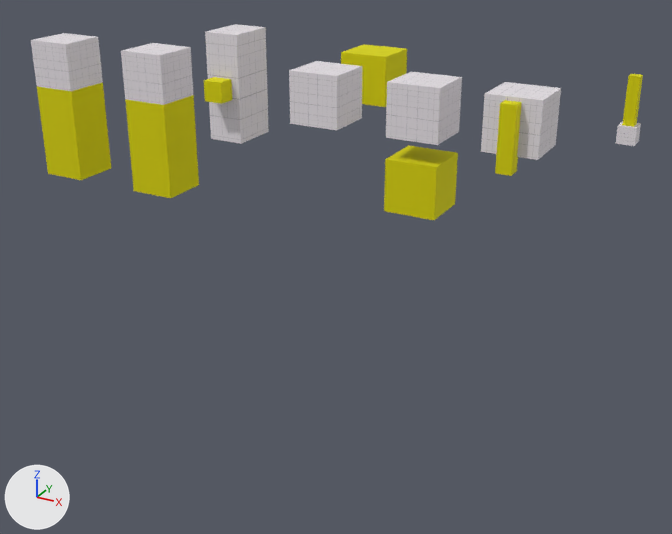
The glTF model samples/JointTypes/JointTypes.gltf as it was, and as the next commit left it.
One viewpoint serves both versions: a 50 mm lens placed at (3.52, -7.57, 5.04), pointed at (-0.68, 0.06, 1.22). Arrows for +X, +Y and +Z are at lower left; the lights stay in place.

The older version as bpy lines, for what is in view:
```python
ob_cube = bpy.data.objects.new('Cube', me_cube_001)
ob_cube.location = (-4.0, 0.0, 3.0)
ob_cube_001 = bpy.data.objects.new('Cube.001', me_cube_002)
ob_cube_001.location = (-4.0, 0.0, 2.5)
ob_cube_002 = bpy.data.objects.new('Cube.002', me_cube_003)
ob_cube_002.location = (-4.0, 0.0, 2.0)
ob_cube_003 = bpy.data.objects.new('Cube.003', me_cube_005)
ob_cube_003.location = (-2.75, 0.0, 3.0)
ob_cube_004 = bpy.data.objects.new('Cube.004', me_cube_006)
ob_cube_004.location = (-2.75, 0.0, 2.5)
ob_cube_005 = bpy.data.objects.new('Cube.005', me_cube_007)
ob_cube_005.location = (-2.75, 0.0, 2.0)
ob_cube_006 = bpy.data.objects.new('Cube.006', me_cube_008)
ob_cube_006.location = (-1.75, 0.0, 3.0)
ob_cube_006.scale = (0.72, 1.0, 2.1)
ob_cube_007 = bpy.data.objects.new('Cube.007', me_cube_009)
ob_cube_007.location = (-1.75, -0.32, 3.0)
ob_cube_010 = bpy.data.objects.new('Cube.010', me_cube_012)
ob_cube_010.location = (0.25, 0.0, 3.0)
# also in view: 'Cube.008' at (-0.75, 0.0, 3.0); 'Cube.009' at (-0.75, 1.0, 3.0); 'Cube.012' at (1.15, 0.0, 3.0); 'Cube.011' at (0.25, 0.0, 2.3); 'Cube.015' at (1.15, -0.3, 2.92)
```
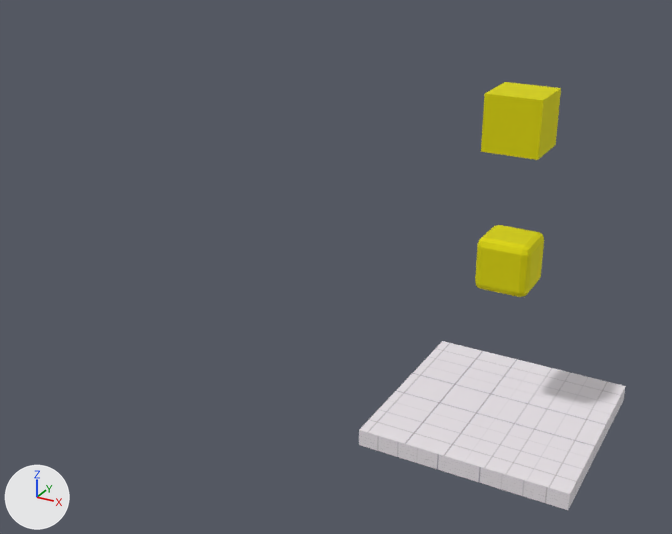
The newer file is also turned or shifted as a whole; pictures and numbers use the older file's frame.

Diff of the bpy script that builds the scene:
```diff
--- a/samples/JointTypes/JointTypes.gltf.py
+++ b/samples/JointTypes/JointTypes.gltf.py
@@ me_cube_014 @@
 me_cube_014.from_pydata(...)  # 8 vertices, 12 faces; spans x -0.25..0.25, y -0.25..0.25, z -0.25..0.25
-me_cube_014.materials.append(mat_staticmaterialbaked_001)  # picture img_groundbox_color
+me_cube_014.materials.append(mat_yellowish)  # yellow #e7e101
@@ ob_cube @@
-ob_cube = bpy.data.objects.new('Cube', me_cube_001)
@@ ob_jointspaceb @@
 ob_jointspaceb = bpy.data.objects.new('jointSpaceB', None)
-ob_jointspaceb.parent = ob_cube
 ob_jointspaceb.location = (0.25, 0.25, -0.25)
@@ ob_cube_001 @@
-ob_cube_001 = bpy.data.objects.new('Cube.001', me_cube_002)
@@ ob_jointspacea @@
 ob_jointspacea = bpy.data.objects.new('jointSpaceA', None)
-ob_jointspacea.parent = ob_cube_001
 ob_jointspacea.location = (0.25, 0.25, 0.25)
@@ ob_jointspacea_001 @@
 ob_jointspacea_001 = bpy.data.objects.new('jointSpaceA.001', None)
-ob_jointspacea_001.parent = ob_cube_001
 ob_jointspacea_001.location = (-0.25, -0.25, -0.25)
@@ ob_cube_002 @@
-ob_cube_002 = bpy.data.objects.new('Cube.002', me_cube_003)
@@ ob_jointspaceb_001 @@
 ob_jointspaceb_001 = bpy.data.objects.new('jointSpaceB.001', None)
-ob_jointspaceb_001.parent = ob_cube_002
 ob_jointspaceb_001.location = (-0.25, -0.25, 0.25)
@@ ob_cube_003 @@
-ob_cube_003 = bpy.data.objects.new('Cube.003', me_cube_005)
@@ ob_jointspaceb_002 @@
 ob_jointspaceb_002 = bpy.data.objects.new('jointSpaceB.002', None)
-ob_jointspaceb_002.parent = ob_cube_003
 ob_jointspaceb_002.location = (0.25, 0.000055, -0.25)
@@ ob_cube_004 @@
-ob_cube_004 = bpy.data.objects.new('Cube.004', me_cube_006)
@@ ob_jointspacea_002 @@
 ob_jointspacea_002 = bpy.data.objects.new('jointSpaceA.002', None)
-ob_jointspacea_002.parent = ob_cube_004
 ob_jointspacea_002.location = (0.25, 0.000055, 0.25)
@@ ob_jointspacea_003 @@
 ob_jointspacea_003 = bpy.data.objects.new('jointSpaceA.003', None)
-ob_jointspacea_003.parent = ob_cube_004
 ob_jointspacea_003.location = (-0.25, -0.00536, -0.25)
@@ ob_cube_005 @@
-ob_cube_005 = bpy.data.objects.new('Cube.005', me_cube_007)
@@ ob_jointspaceb_003 @@
 ob_jointspaceb_003 = bpy.data.objects.new('jointSpaceB.003', None)
-ob_jointspaceb_003.parent = ob_cube_005
 ob_jointspaceb_003.location = (-0.25, -0.00536, 0.25)
@@ ob_cube_006 @@
-ob_cube_006 = bpy.data.objects.new('Cube.006', me_cube_008)
@@ ob_jointspaceb_004 @@
 ob_jointspaceb_004 = bpy.data.objects.new('jointSpaceB.004', None)
-ob_jointspaceb_004.parent = ob_cube_006
 ob_jointspaceb_004.location = (-0.00306, 0.0, 0.0)
@@ ob_cube_007 @@
-ob_cube_007 = bpy.data.objects.new('Cube.007', me_cube_009)
@@ ob_jointspacea_004 @@
 ob_jointspacea_004 = bpy.data.objects.new('jointSpaceA.004', None)
-ob_jointspacea_004.parent = ob_cube_007
 ob_jointspacea_004.location = (0.0, 0.322, 0.0)
@@ ob_cube_008 @@
-ob_cube_008 = bpy.data.objects.new('Cube.008', me_cube_010)
@@ ob_jointspacea_005 @@
 ob_jointspacea_005 = bpy.data.objects.new('jointSpaceA.005', None)
-ob_jointspacea_005.parent = ob_cube_008
 ob_jointspacea_005.location = (0.0, 0.0, 0.0)
@@ ob_cube_009 @@
-ob_cube_009 = bpy.data.objects.new('Cube.009', me_cube_011)
@@ ob_jointspaceb_005 @@
 ob_jointspaceb_005 = bpy.data.objects.new('jointSpaceB.005', None)
-ob_jointspaceb_005.parent = ob_cube_009
 ob_jointspaceb_005.location = (0.0, -1.0, 0.0)
@@ ob_cube_010 @@
-ob_cube_010 = bpy.data.objects.new('Cube.010', me_cube_012)
@@ ob_jointspaceb_006 @@
 ob_jointspaceb_006 = bpy.data.objects.new('jointSpaceB.006', None)
-ob_jointspaceb_006.parent = ob_cube_010
 ob_jointspaceb_006.location = (0.0, 0.0, 0.0)
@@ ob_cube_011 @@
-ob_cube_011 = bpy.data.objects.new('Cube.011', me_cube_013)
@@ ob_jointspacea_006 @@
 ob_jointspacea_006 = bpy.data.objects.new('jointSpaceA.006', None)
-ob_jointspacea_006.parent = ob_cube_011
 ob_jointspacea_006.location = (0.0, 0.0, 0.7)
@@ ob_cube_013 @@
-ob_cube_013 = bpy.data.objects.new('Cube.013', me_cube_015)
@@ ob_jointspacea_007 @@
 ob_jointspacea_007 = bpy.data.objects.new('jointSpaceA.007', None)
-ob_jointspacea_007.parent = ob_cube_013
 ob_jointspacea_007.location = (0.00761, 0.0, 0.171)
@@ ob_cube_014 @@
-ob_cube_014 = bpy.data.objects.new('Cube.014', me_cube_016)
@@ ob_jointspaceb_008 @@
 ob_jointspaceb_008 = bpy.data.objects.new('jointSpaceB.008', None)
-ob_jointspaceb_008.parent = ob_cube_014
 ob_jointspaceb_008.location = (0.00494, 0.0, -0.109)
@@ ob_cube_015 @@
-ob_cube_015 = bpy.data.objects.new('Cube.015', me_cube)
@@ ob_jointspacea_008 @@
 ob_jointspacea_008 = bpy.data.objects.new('jointSpaceA.008', None)
-ob_jointspacea_008.parent = ob_cube_015
 ob_jointspacea_008.location = (0.0, 0.545, 0.953)
@@ ob_cube_020 @@
+ob_cube_020 = bpy.data.objects.new('Cube.020', me_cube_020)  # 56 vertices, 108 faces; spans x -0.25..0.25, y -0.25..0.25, z -0.25..0.25; in mat_yellowish (yellow #e7e101)
+ob_cube_020.location = (1.15, 0.0, 1.7)
@@ ob_cube_018 @@
+ob_cube_018 = bpy.data.objects.new('Cube.018', me_cube_018)  # a box spanning x -1.0..1.0, y -1.0..1.0, z -0.08..0.08; in mat_staticmaterialbaked_001 (picture img_groundbox_color)
+ob_cube_018.location = (1.15, 0.0, 0.06)
```

Changed parts and their boxes (x1, y1, x2, y2) in the pictures (672 x 534 px):
'Cube.018', added: after (359, 341, 626, 510)
'Cube.006', deleted: before (205, 24, 269, 144)
'Cube.012', recoloured (grey to yellow): (481, 82, 561, 160) in both
'Cube.010', deleted: before (386, 72, 462, 145)
'Cube.011', deleted (yellow): before (384, 145, 458, 220)
'Cube.008', deleted: before (289, 61, 362, 130)
'Cube.020', added (yellow): after (475, 225, 544, 297)
'Cube.003', deleted: before (121, 43, 193, 105)
'Cube', deleted: before (31, 33, 103, 91)
'Cube.004', deleted (yellow): before (125, 95, 196, 153)
'Cube.005', deleted (yellow): before (130, 141, 199, 198)
'Cube.001', deleted (yellow): before (37, 82, 107, 137)
'Cube.002', deleted (yellow): before (43, 126, 111, 180)
'Cube.009', deleted (yellow): before (341, 44, 407, 107)
'Cube.015', deleted (yellow): before (495, 100, 521, 176)
'Cube.014', deleted (yellow): before (622, 74, 643, 127)
'Cube.007', deleted (yellow): before (204, 77, 232, 104)
'Cube.013', deleted: before (616, 121, 641, 146)
